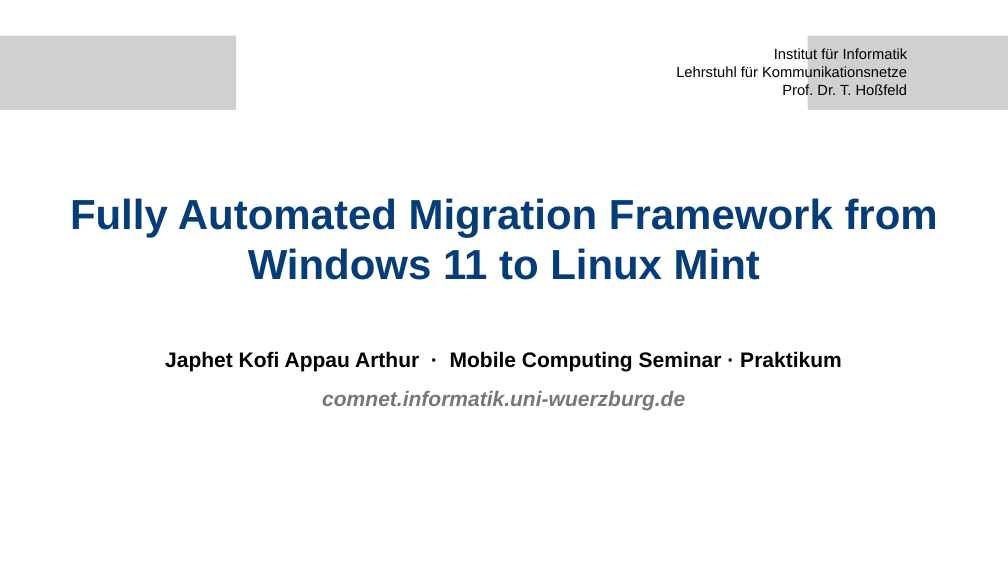
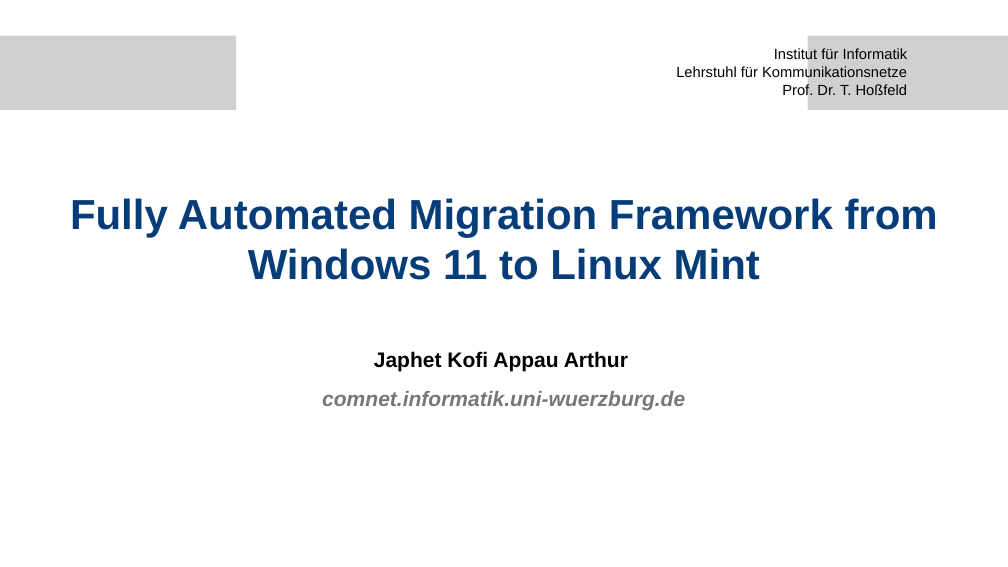
Before and after one commit to PenCoder/full-auto-migration, a slide deck: slide 1 of docs/presentation/Migration_Wizard_Praktikum_Presentation.pptx. Drawn at 1008x567 pixels with LibreOffice and Linux fonts; fonts in the diff are those of the drawing; background and template pictures are left out. Boxes give left, top, right and bottom in pixels: in the first picture for what was removed or moved away, otherwise in the second. Text is boxed around its words. In the diff, an @@ line names an element or a change of style, - is before the commit and + after.

```diff
--- a/docs/presentation/Migration_Wizard_Praktikum_Presentation.pptx
+++ b/docs/presentation/Migration_Wizard_Praktikum_Presentation.pptx
@@ subtitle at (374, 351, 628, 372): text changed @@
-Japhet Kofi Appau Arthur · Mobile Computing Seminar · Praktikum
+Japhet Kofi Appau Arthur
```
Also in this commit, not shown: 11 other slides changed, 2 slides added, 2 slides removed, 10 other files.
